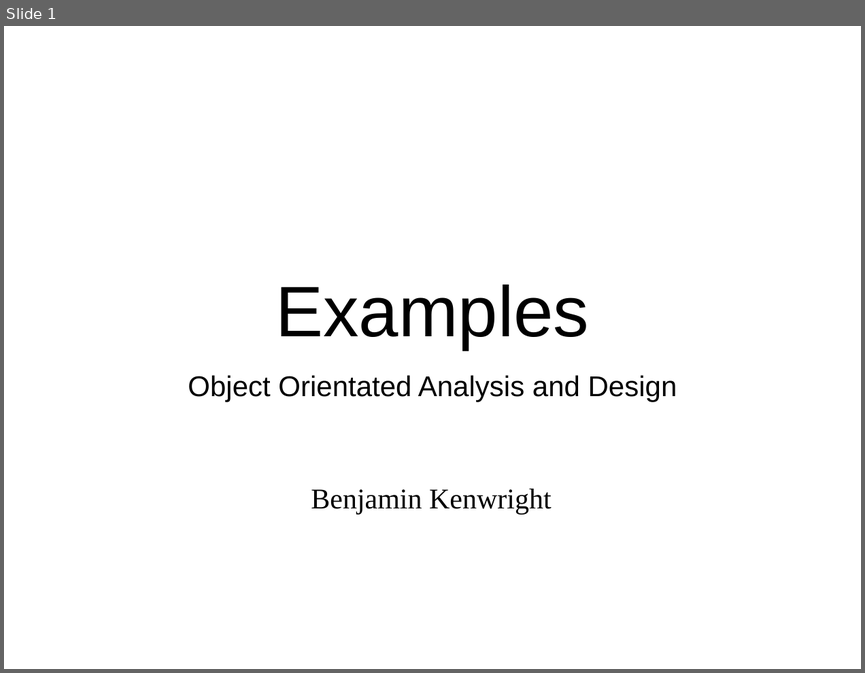
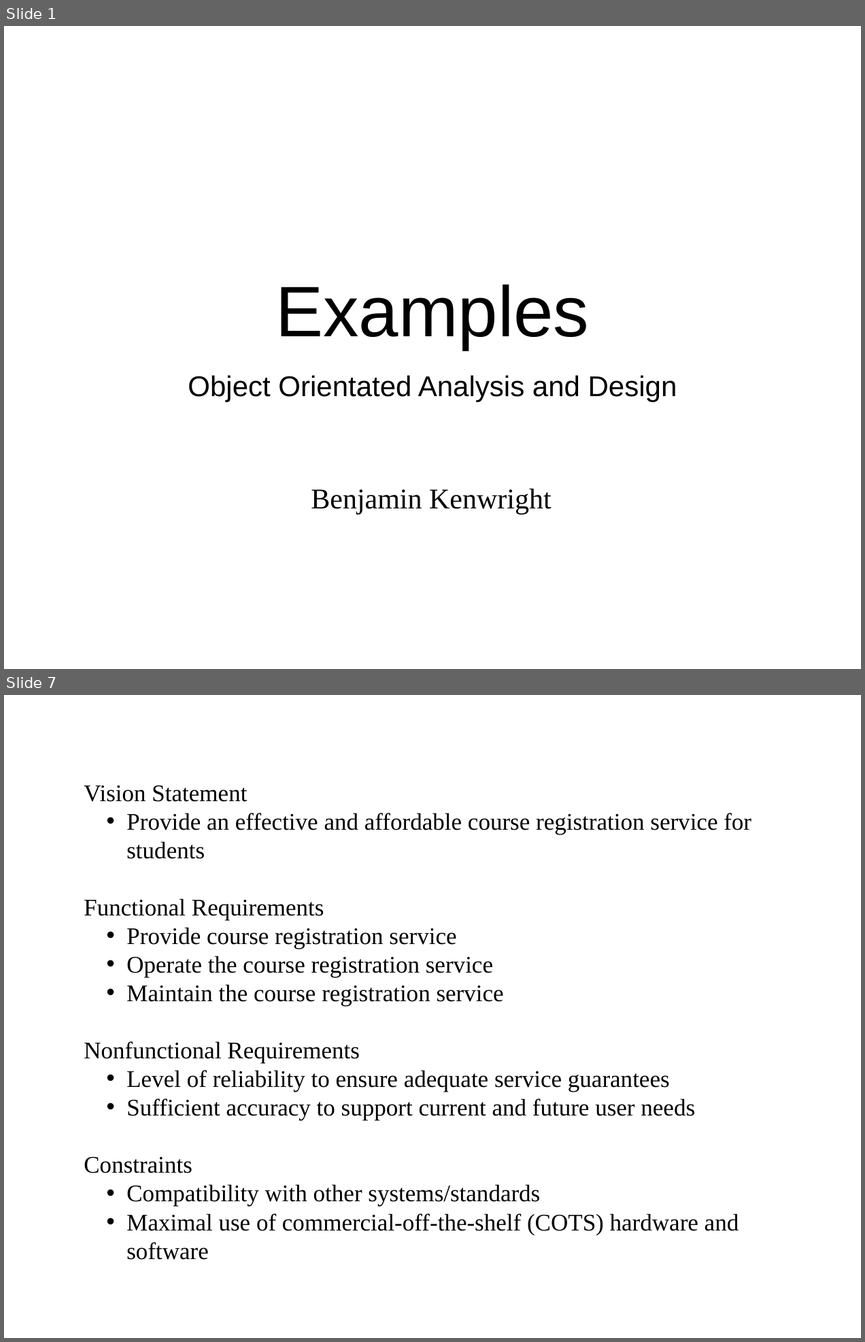
Before and after one commit to octaviordz/zjnu2017.github.io, a slide deck: OOAD/lectures/100--Examples.pptx. Shown one above the other, each under a label of ours: slide 1 before the commit, slides 1 and 7 after it; the slides between them are not shown. The pictures are 865x673 and 865x1342 pixels, drawn with LibreOffice and Linux fonts; fonts in the diff are those of the drawing. Boxes give left, top, right and bottom in pixels: in the first picture for what was removed or moved away, otherwise in the second. Text is boxed around its words. In the diff, an @@ line names an element or a change of style, - is before the commit and + after.

```diff
--- a/OOAD/lectures/100--Examples.pptx
+++ b/OOAD/lectures/100--Examples.pptx
@@ slide 7 added at [4,695,861,1338], background #FFFFFF @@
@@ text added at [84,785,751,1259], 20 pt, text #000000 @@
+Vision Statement
+  • Provide an effective and affordable course registration service for students
+Functional Requirements
+  • Provide course registration service
+  • Operate the course registration service
+  • Maintain the course registration service
+Nonfunctional Requirements
+  • Level of reliability to ensure adequate service guarantees
+  • Sufficient accuracy to support current and future user needs
+Constraints
+  • Compatibility with other systems/standards
+  • Maximal use of commercial-off-the-shelf (COTS) hardware and software
```
Also in this commit, not shown: 3 slides changed, 14 other slides added, 2 other files.
